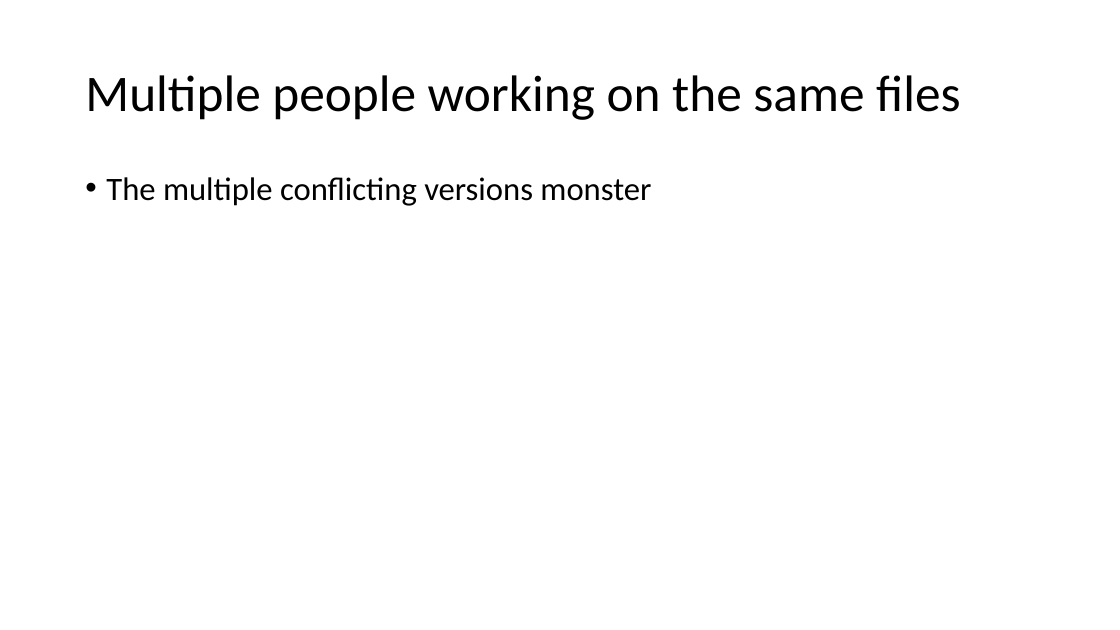
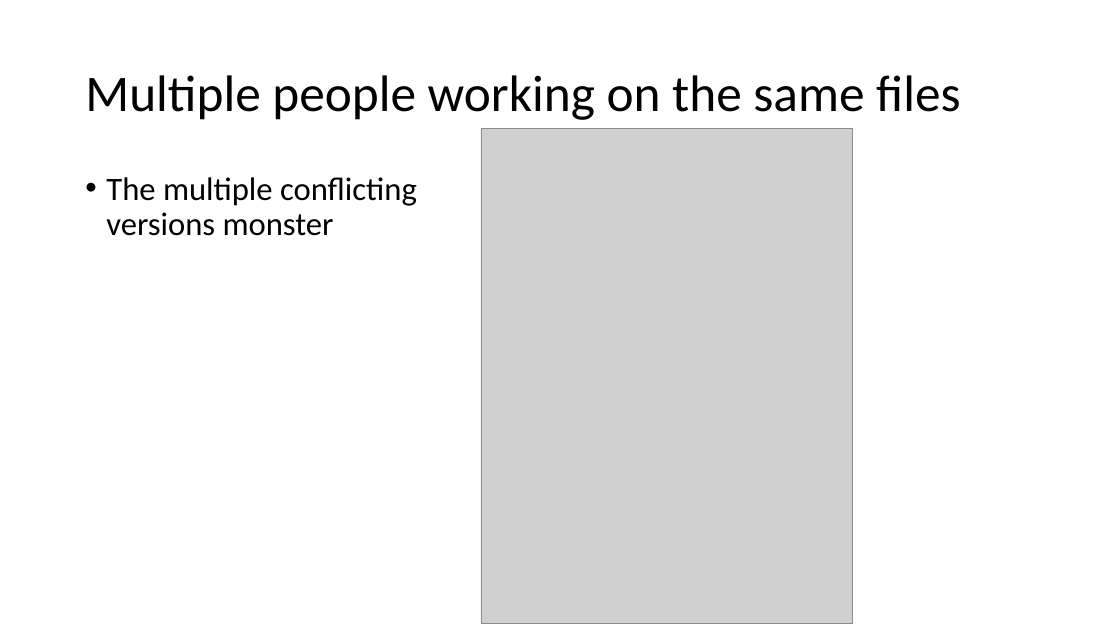
Before and after one commit to ReproducibleQM/n_commandments, a slide deck: slide 9 of pres_deck.pptx (slide 18 before the commit). Drawn at 1120x630 pixels with LibreOffice and Linux fonts; fonts in the diff are those of the drawing; grey boxes stand for pictures. Boxes give left, top, right and bottom in pixels: in the first picture for what was removed or moved away, otherwise in the second. Text is boxed around its words. In the diff, an @@ line names an element or a change of style, - is before the commit and + after.

```diff
--- a/pres_deck.pptx
+++ b/pres_deck.pptx
@@ picture added at (x1=481, y1=129, x2=853, y2=623) @@
@@ text "The multiple conflicting versions monster" rewrapped from (x1=106, y1=177, x2=651, y2=206) to (x1=106, y1=177, x2=417, y2=236) @@
```
Also in this commit, not shown: 6 other slides changed, 2 slides added, 14 slides removed.
